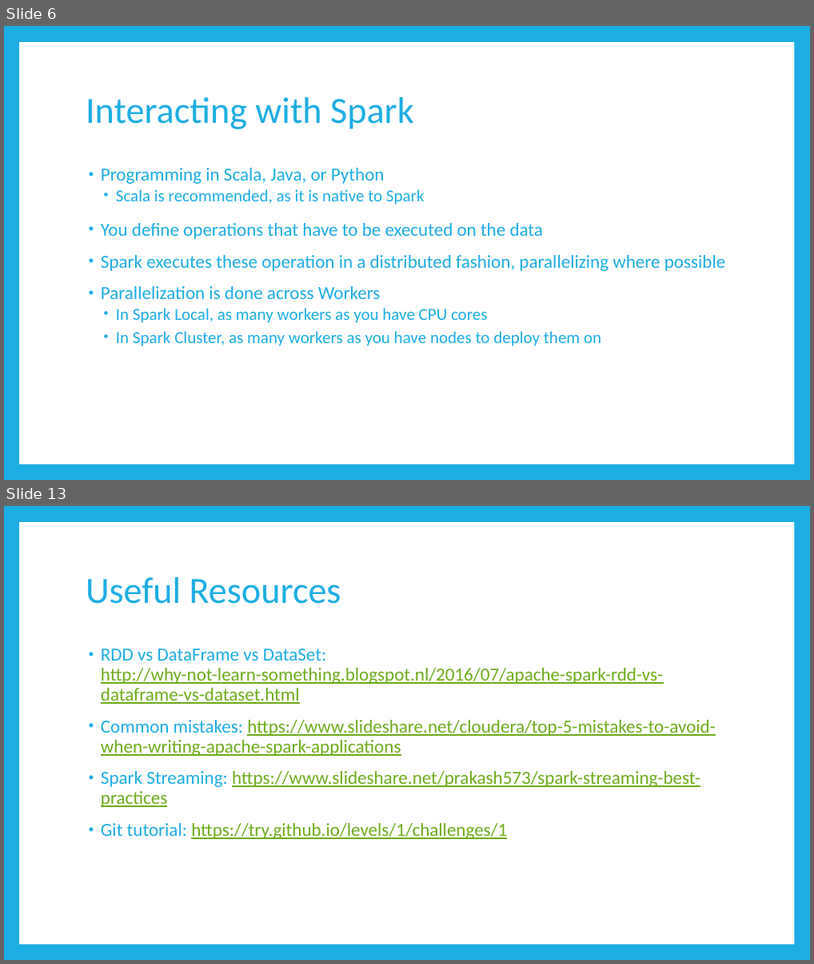
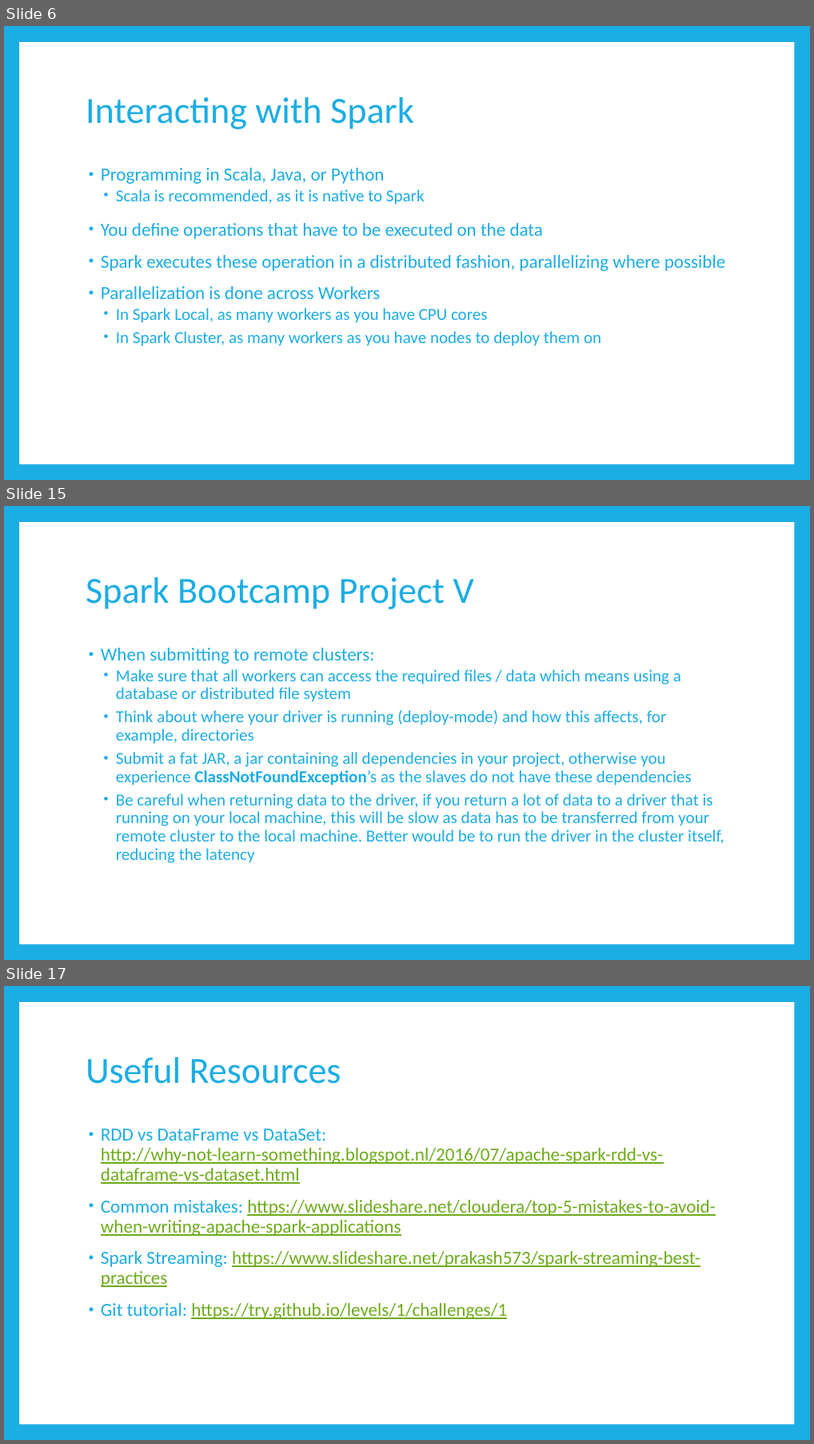
Before and after one commit to BrianSetz/spark-bootcamp, a slide deck: slides/Apache Spark Bootcamp.pptx. Shown one above the other, each under a label of ours: slides 6 and 13 before the commit, slides 6, 15 and 17 after it; the slides between them are not shown. The pictures are 814x964 and 814x1444 pixels, drawn with LibreOffice and Linux fonts; fonts in the diff are those of the drawing. Boxes give left, top, right and bottom in pixels: in the first picture for what was removed or moved away, otherwise in the second. Text is boxed around its words. In the diff, an @@ line names an element or a change of style, - is before the commit and + after.

```diff
--- a/slides/Apache Spark Bootcamp.pptx
+++ b/slides/Apache Spark Bootcamp.pptx
@@ slide 15 added at (4, 506, 810, 960), background #1CADE4; not listed: 1 template element that a slide beside it also shows @@
@@ title added at (86, 577, 474, 609), 44 pt, text #1CADE4 @@
+Spark Bootcamp Project V
@@ text added at (101, 648, 725, 863), 20 pt, text #1CADE4 @@
+• When submitting to remote clusters:
+  • Make sure that all workers can access the required files / data which means using a database or distributed file system
+  • Think about where your driver is running (deploy-mode) and how this affects, for example, directories
+  • Submit a fat JAR, a jar containing all dependencies in your project, otherwise you experience ClassNotFoundException’s as the slaves do not have these dependencies
+  • Be careful when returning data to the driver, if you return a lot of data to a driver that is running on your local machine, this will be slow as data has to be transferred from your remote cluster to the local machine. Better would be to run the driver in the cluster itself, reducing the latency
@@ what was slide 13 is now slide 17 @@
```
Also in this commit, not shown: 9 slides changed, 4 other slides added, 2 other files.
